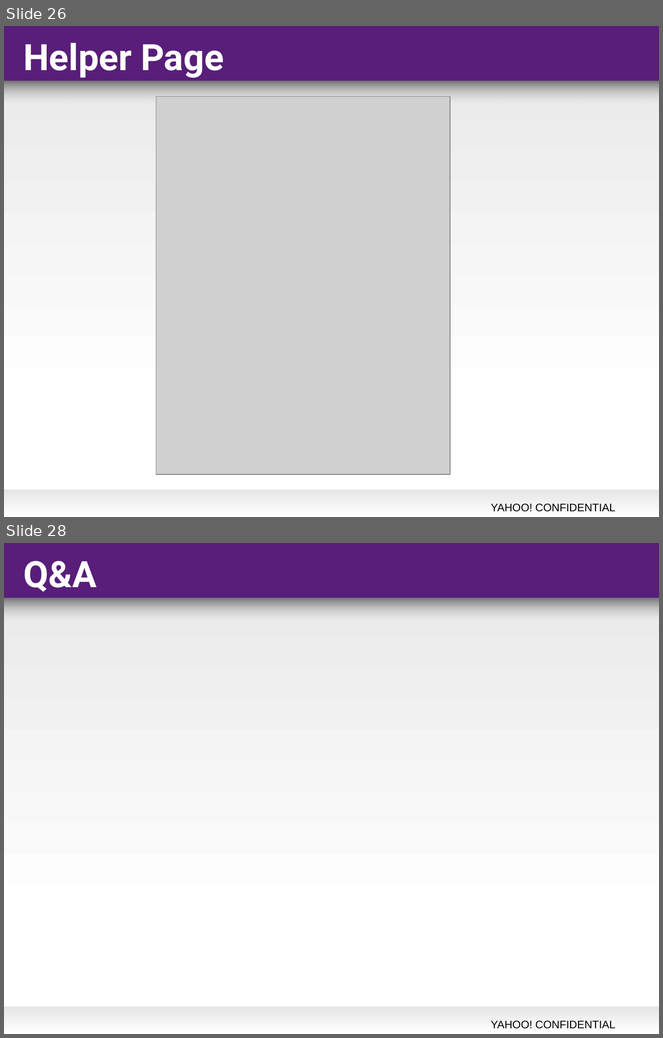
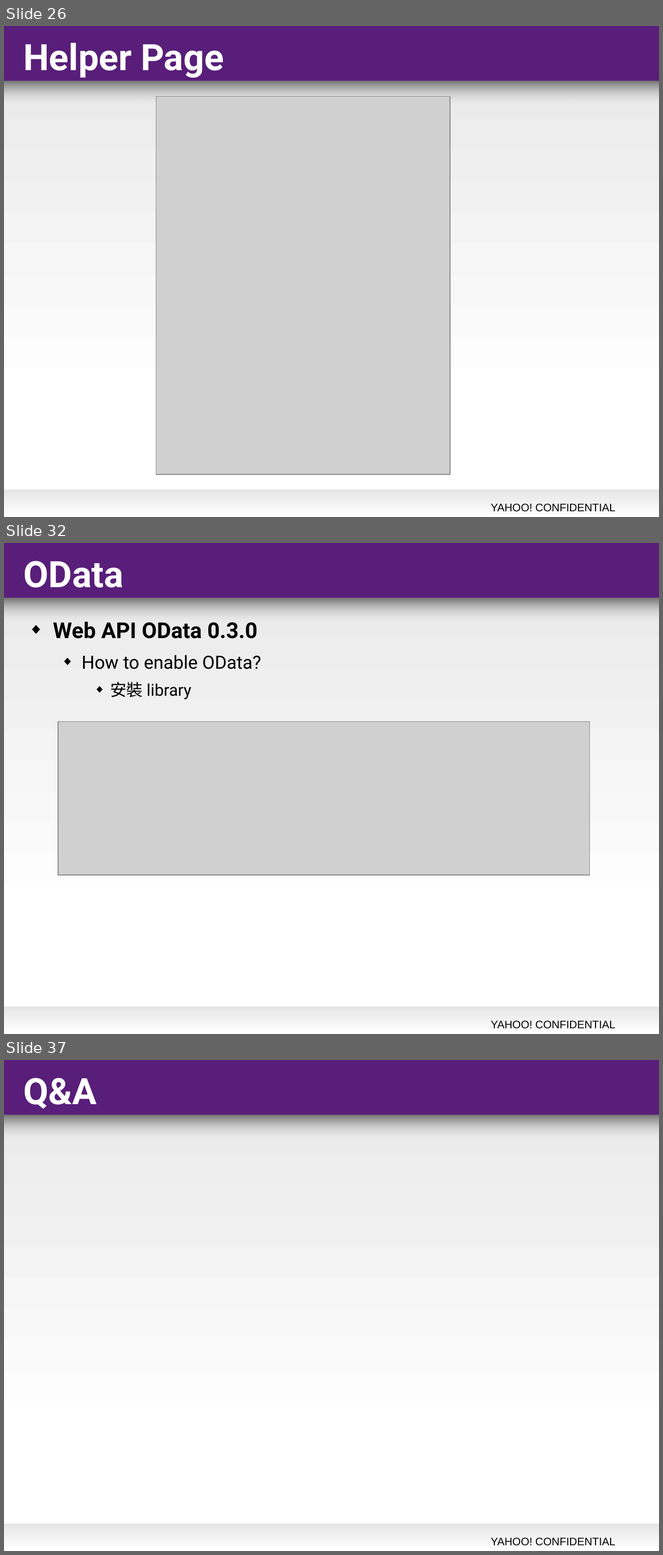
Before and after one commit to jacktsai/WebApiSurvey, a slide deck: WebApi - ADVANCED.ppt. Shown one above the other, each under a label of ours: slides 26 and 28 before the commit, slides 26, 32 and 37 after it; the slides between them are not shown. The pictures are 663x1038 and 663x1555 pixels, drawn with LibreOffice and Linux fonts; fonts in the diff are those of the drawing; grey boxes stand for pictures; background and template pictures are left out. Boxes give left, top, right and bottom in pixels: in the first picture for what was removed or moved away, otherwise in the second. Text is boxed around its words. In the diff, an @@ line names an element or a change of style, - is before the commit and + after.

```diff
--- a/WebApi - ADVANCED.ppt
+++ b/WebApi - ADVANCED.ppt
@@ slide 32 added at (4,543,659,1034), background #FFFFFF; not listed: 5 template elements that a slide beside it also shows @@
@@ title added at (23,561,123,588), 40 pt, text #FFFFFF, bold @@
+OData
@@ text added at (53,622,261,700), 20 pt, text #000000 @@
+◆ Web API OData 0.3.0
+  ◆ How to enable OData?
+    ◆ 安裝 library
@@ picture added at (59,722,590,876) @@
@@ what was slide 28 is now slide 37 @@
```
Also in this commit, not shown: 9 other slides added, 1 slide removed, 16 other files.
